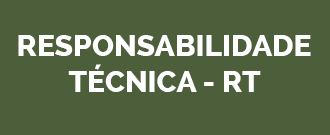
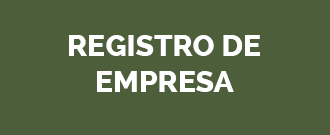
The second 330×135 image is a revision of the first. Changes to its layers:
renamed "responsabilidade técnica - rt" to "registro de empresa", painted on it over [18, 35, 311, 92]
